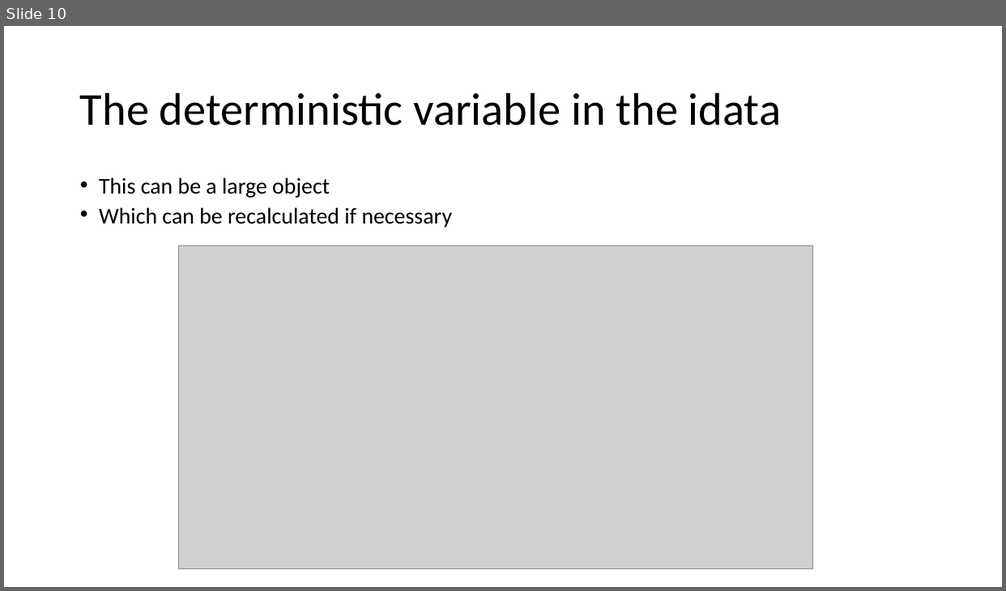
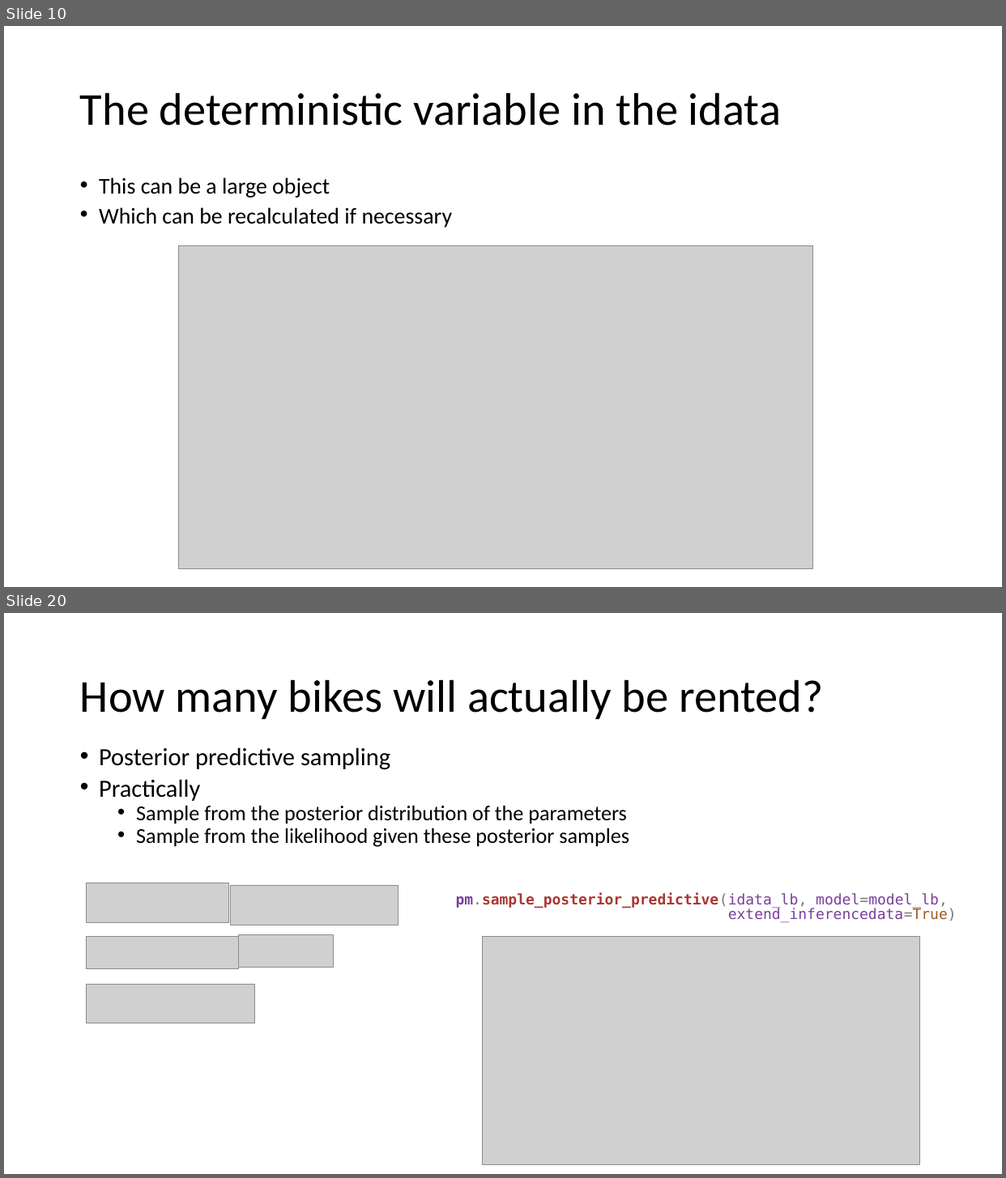
Before and after one commit to opherdonchin/StatisticalComputationAndAnalysis, a slide deck: Lectures/Lecture 6 Linear models.pptx. Shown one above the other, each under a label of ours: slide 10 before the commit, slides 10 and 20 after it; the slides between them are not shown. The pictures are 1006x591 and 1006x1178 pixels, drawn with LibreOffice and Linux fonts; fonts in the diff are those of the drawing; grey boxes stand for pictures. Boxes give left, top, right and bottom in pixels: in the first picture for what was removed or moved away, otherwise in the second. Text is boxed around its words. In the diff, an @@ line names an element or a change of style, - is before the commit and + after.

Commit message:
After meeting Hanna and Noam
We changed the syllabus a little bit, moving variable variance into lecture 6 and adding hierarchical models to lecture 7.

```diff
--- a/Lectures/Lecture 6 Linear models.pptx
+++ b/Lectures/Lecture 6 Linear models.pptx
@@ slide 20 added at [4,613,1002,1174], background #FFFFFF @@
@@ title added at [80,679,823,719], 44 pt, text #000000 @@
+How many bikes will actually be rented?
@@ text added at [99,747,629,847], 20.4 pt, text #000000 @@
+• Posterior predictive sampling
+• Practically
+  • Sample from the posterior distribution of the parameters
+  • Sample from the likelihood given these posterior samples
@@ picture added at [87,884,228,923] @@
@@ picture added at [230,885,398,925] @@
@@ text added at [456,893,957,923], 14 pt, text #7A3E9D @@
+pm.sample_posterior_predictive(idata_lb, model=model_lb,
+extend_inferencedata=True)
@@ picture added at [87,936,238,969] @@
@@ picture added at [238,935,334,968] @@
@@ picture added at [483,936,919,1165] @@
@@ picture added at [87,984,255,1023] @@
```
Also in this commit, not shown: 2 slides changed, 9 other slides added, 3 other files.
